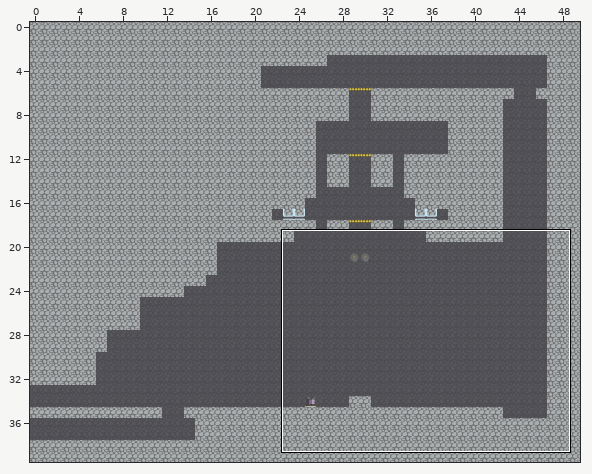
Level history. Tiled map: TiledMaps/room6-1.tmx. The picture above shows the old version from afar; the outline marks the close-up.
Close-up. Before the commit:
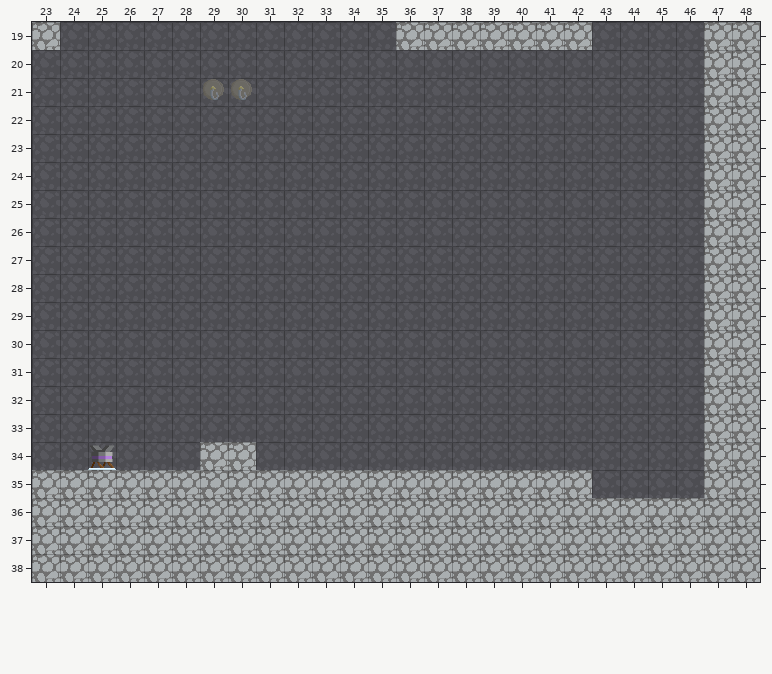
Cells are 32x32 px. Shown: x 23..48, y 19..38. The commit also changed other parts of the map, which this record leaves out.
And afterwards:
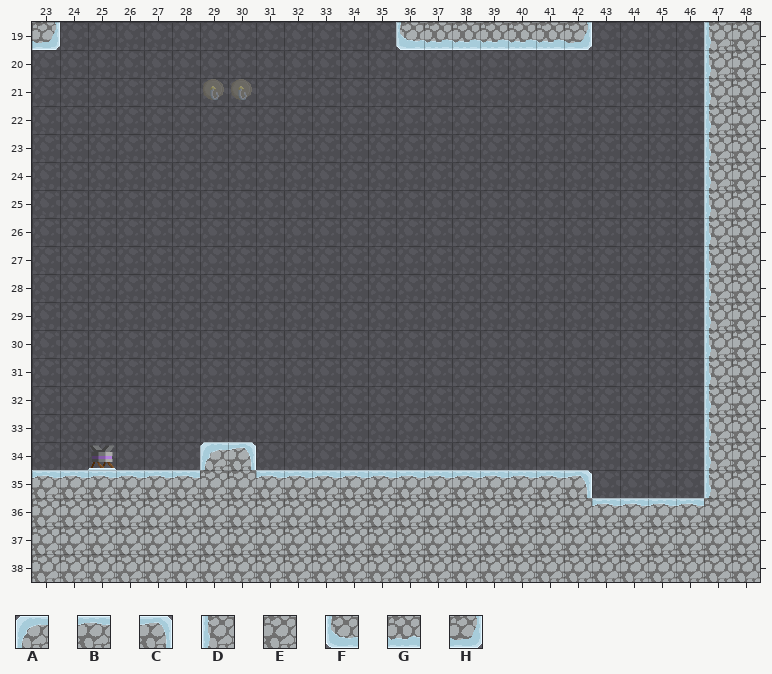
Key: from "tilemap": A 3, B 4, C 5, D 9, E 10, F 15, G 16, H 17.
_ is an empty cell.
Difference:
Layer "foreground":
y 19: x 23 E -> H; x 36..42 EEEEEEE -> FGGGGGH; x 47 E -> D
y 20..33: x 47 E -> D
y 34: x 29..30 EE -> AC; x 47 E -> D
y 35: x 23..28 EEEEEE -> BBBBBB; x 31..42 EEEEEEEEEEEE -> BBBBBBBBBBBC; x 47 E -> D
y 36: x 43..46 EEEE -> BBBB
Changed places in both close-ups, as pixel boxes (x1, y1, x2, y2):
changed: (32, 22, 711, 506)
